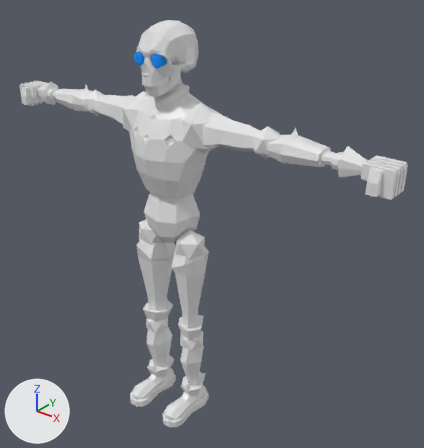
Before and after pictures for a commit that changed the FBX model Assets/Characters/Stepa_pain/Stepa_pain.fbx.
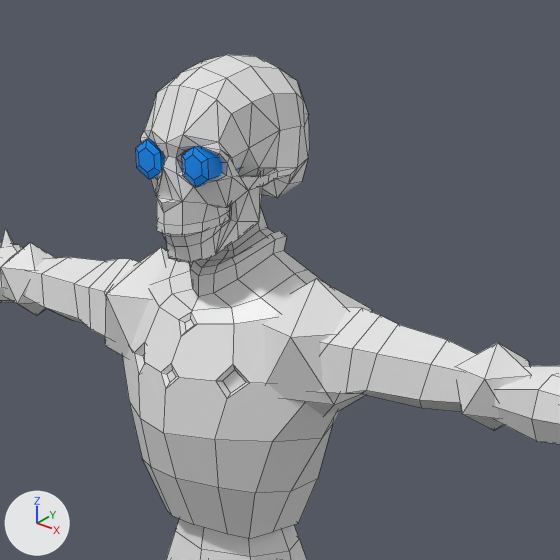
Each version is shown whole from a 50 mm lens placed at (2.65, -2.83, 3.46), pointed at (0.2, 0.23, 1.56), then close up on the part from 20% to 69% of the width and 0% to 46% of the height. Arrows for +X, +Y and +Z are at lower left; the lights stay in place. The close-ups show mesh edges as thin lines. Where no turn or scale is listed for an object, it has been applied to the vertices.

Names of what the first close-up shows: 'Stepa_pain'.
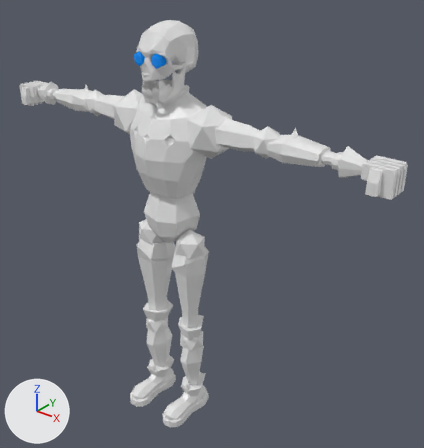
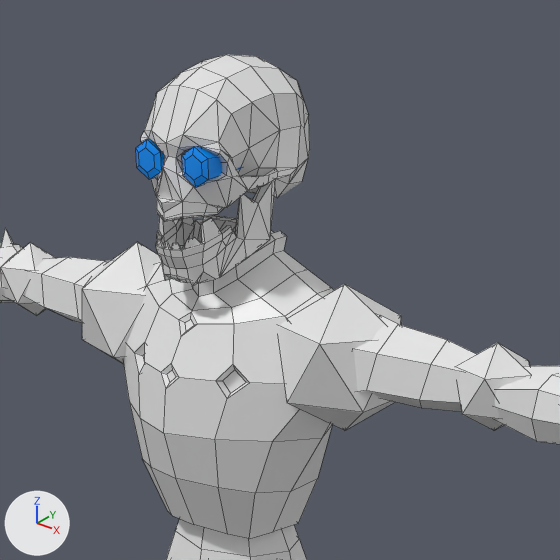
The newer file is also rescaled (x1.15) as a whole; pictures and numbers use the older file's frame.

Changed parts and their boxes [x1, y1, x2, y2] in the close-ups (560 x 560 px; the box of a moved part takes in the faces that stretch with it):
```json
{"part": 1, "of": "me_mesh_005", "change": "moved or reshaped", "before": [263, 278, 372, 416], "after": [279, 284, 402, 431]}
{"part": 2, "of": "me_mesh_005", "change": "moved or reshaped", "before": [105, 247, 169, 357], "after": [82, 242, 162, 364]}
{"part": 3, "of": "me_mesh_005", "change": "moved or reshaped", "before": [156, 171, 267, 263], "after": [156, 179, 276, 287]}
```

Edits to the scene script, one JSON object a line:
```json
{"block": "me_mesh_005", "where": "# used by ob_stepa_pain; location = (0.0, 0.0, 0.0)"}
{"op": "remove", "block": "me_mesh_005", "code": "me_mesh_005.from_pydata(...)  # 1738 vertices, 1804 faces; spans x -1.61..1.61, y -0.33..0.37, z -0.01..3.0"}
{"op": "add", "block": "me_mesh_005", "code": "me_mesh_005.from_pydata(...)  # 1800 vertices, 1864 faces; spans x -1.61..1.61, y -0.33..0.37, z -0.01..3.0"}
{"block": "me_mesh_005", "change": "me_mesh_005 part 1: the loose piece of 12 vertices spanning x 0.09..0.42, y -0.11..0.2, z 2.15..2.51 is moved by (0.09, 0.0, 0.0)"}
{"block": "me_mesh_005", "change": "me_mesh_005 part 2: the loose piece of 12 vertices spanning x -0.42..-0.09, y -0.11..0.2, z 2.15..2.51 is moved by (-0.09, 0.0, 0.0)"}
{"block": "me_mesh_005", "change": "me_mesh_005 part 3: 27 vertices moved from x -0.08..0.08, y -0.2..0.05, z 2.65..2.71 to x -0.08..0.08, y -0.2..0.05, z 2.58..2.71; 110 vertices removed from x -0.13..0.13, y -0.2..0.01, z 2.55..2.76; 172 vertices added at x -0.16..0.16, y -0.2..0.02, z 2.5..2.74"}
```
